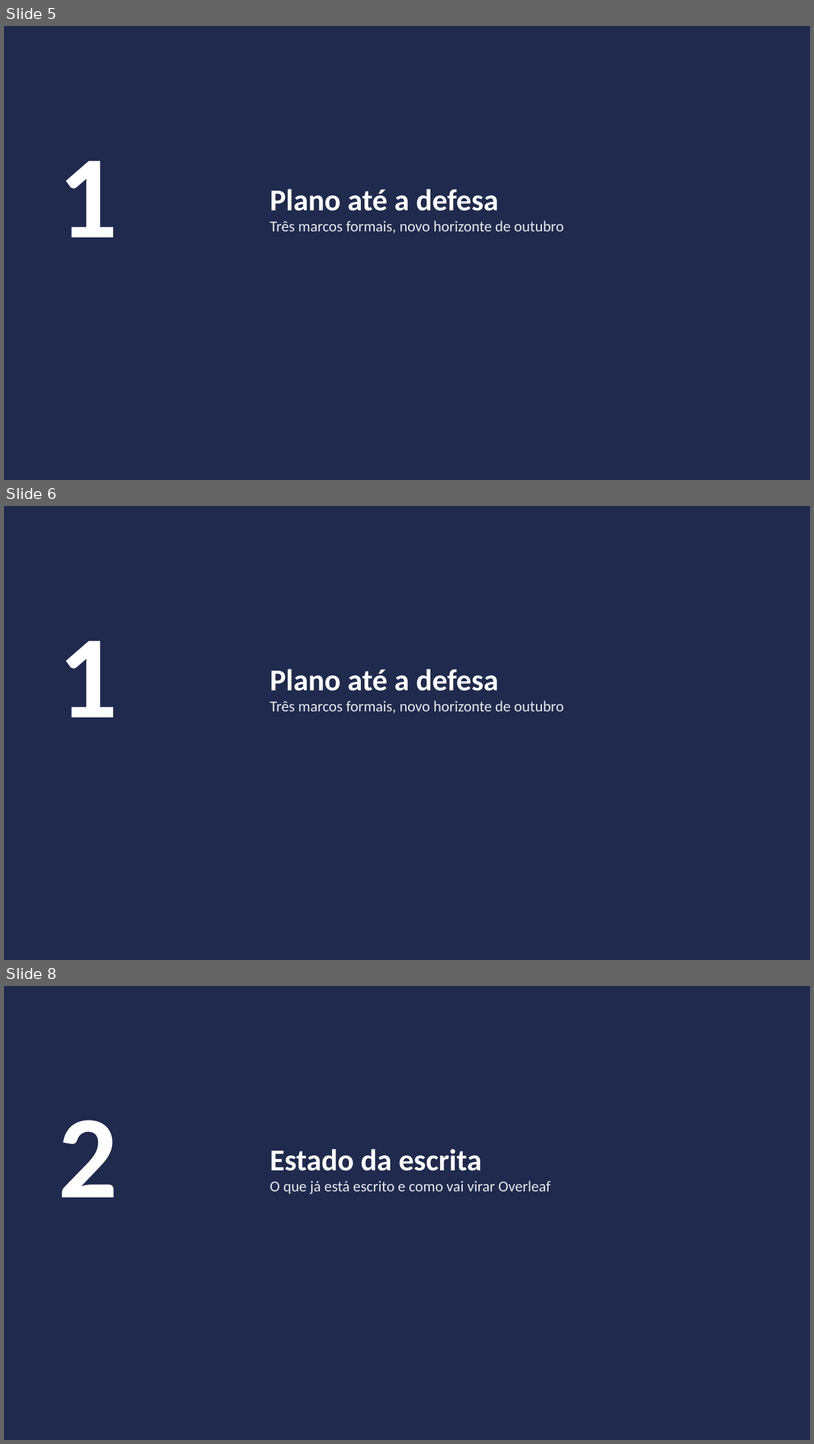
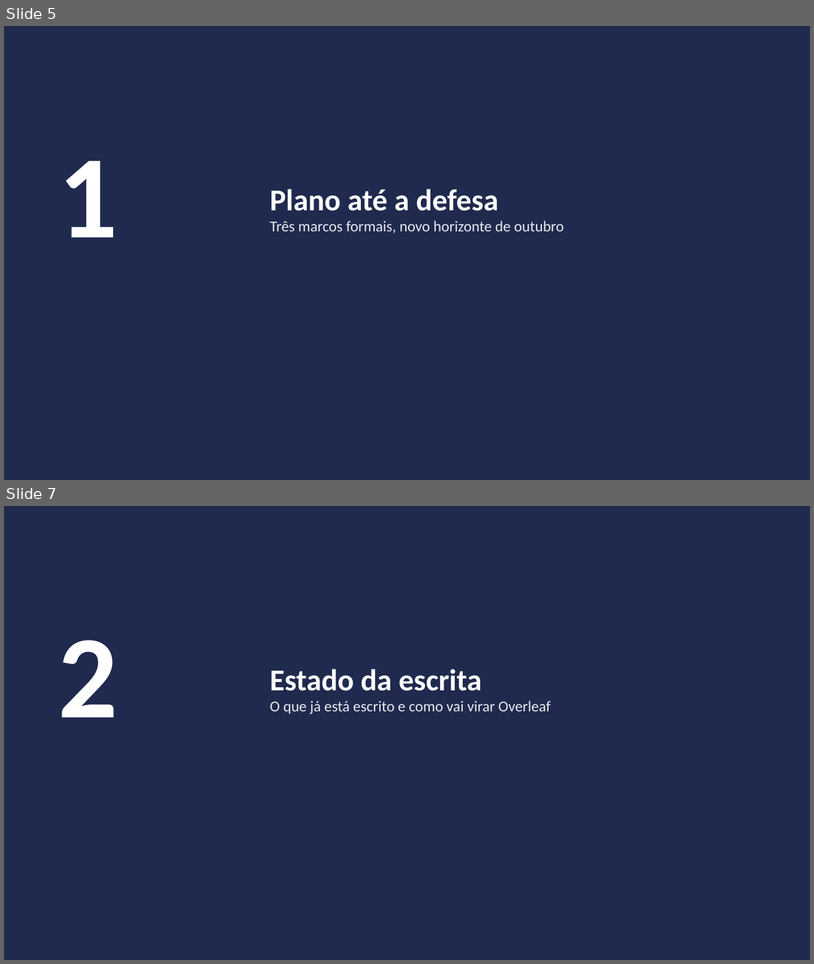
Before and after one commit to marcellozzetti/Facial-Recognition-Models-Mitigating-Bias, a slide deck: docs/ativo/material_reuniao_orientador_2026-07-13.pptx. Shown one above the other, each under a label of ours: slides 5, 6 and 8 before the commit, slides 5 and 7 after it; the slides between them are not shown. The pictures are 814x1444 and 814x964 pixels, drawn with LibreOffice and Linux fonts; fonts in the diff are those of the drawing. Boxes give left, top, right and bottom in pixels: in the first picture for what was removed or moved away, otherwise in the second. Text is boxed around its words. In the diff, an @@ line names an element or a change of style, - is before the commit and + after.

```diff
--- a/docs/ativo/material_reuniao_orientador_2026-07-13.pptx
+++ b/docs/ativo/material_reuniao_orientador_2026-07-13.pptx
@@ slide 6 removed at bbox=[4, 506, 810, 960], background #FFFFFF @@
@@ rectangle removed at bbox=[4, 506, 810, 960] @@
@@ text removed at bbox=[59, 640, 118, 717] @@
-1
@@ text removed at bbox=[270, 669, 564, 713] @@
-Plano até a defesa
-Três marcos formais, novo horizonte de outubro
@@ what was slide 8 is now slide 7 @@
```
Also in this commit, not shown: 6 slides changed, 4 other slides removed, 4 other files.
